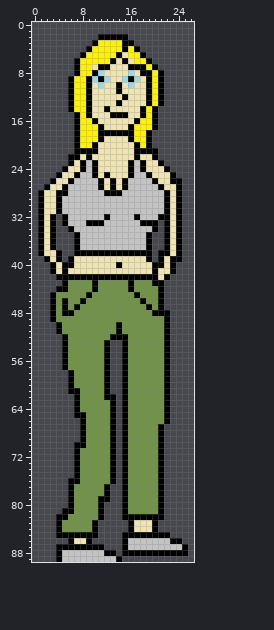
Two states of a sprite sheet, Base/Images/PlayerSprites/RachelRight_walk0.png. Above: the version before the commit.
The file is 27x90 pixels. Pixels under 10% opacity are left out.
And afterwards:
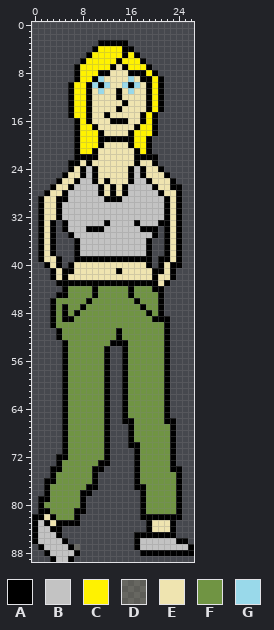
Palette (. is transparent): A #000000  B #c3c3c3  C #fff200  D #efe4b032  E #efe4b0  F #709443  G #99d9ea
Difference:
Changed rows in their new state; - is an unchanged pixel.
first column x 1:
 2 ----------.....---------
 3 ---------.AAAA-.--------
 4 --------.A-----A.-------
 5 -------.A----CA-A.------
 6 ------.A----CACC-A.-----
 7 ---------CCCA-ACCCA.----
 8 ---------CAA---AA-CA.---
 9 -----.A-CAGE--EGEA------
10 ---------GAG-EGAG-------
11 ----------G----G--------
12 -------------AE---------
13 -------------EA---------
14 -----------E-A---EACA---
15 -----AC----AEEE---------
16 --------AE--AAA-EA------
17 ---------AE----EA-------
18 -----------EEEE---CA----
19 -----------AAAA---------
20 ---------CA----AC-------
21 -------CC--------C-.----
22 -----.-A-A-------AA-----
23 ------AEAE-----EAE-A.---
24 ----.A--------------A.--
25 ---.A-EA---E-----AE--A.-
26 --.A-EA--AEAE-EA--AE---.
27 -.A-EA-------------AE-A-
28 .A-E------AE-EA-----AE--
29 ----A------AAA----------
32 --EAB------B----B---B---
33 --------BBBA----ABBBA---
34 ----AB--AAA------AA-----
35 -----AB-----------BA----
38 --A.---BBBBBBBBBBB--.---
39 AE---.AAAAAAAAAAAA---AE-
40 -AEA.--------E----A.---A
41 -----A-------A------A---
42 --AE-EEEEEEEEEEEEEE--EA-
43 ---A-AAAA-AAAAA-AAA-EA--
44 ---.---------------A----
45 --.AA---FA-----AF-------
46 ----F--FA-------AF------
47 ------FA---------AF-----
48 -----FA-----------AF-.--
49 ----AA-------------AA---
50 --AF---------F----------
52 ---AF-------F-F---------
53 -----------FAA----------
first column x 0:
58 -----AF--------------------
59 -----AF--------------------
60 -----AF--------------------
61 -----AFF-------------------
62 -----AFF-----.-------------
63 -----AFF----A.-------------
64 -----AFF----A.-------------
65 -----AFFF---A.-------------
66 -----AFFF---A.--A------A---
67 -----AFFF---A.-.A----FFA---
68 -----AFFF---A.-.A----FFA---
69 -----AFFF---A.-.A----FFA---
70 -----AFFF---A.-.AA---FFA---
71 -----AFF----A.-..A---FFA---
72 ----AAFF----A.-..A---FFA---
73 ----AFFF---AA.-..A---FFA---
74 ---AAFFF--AA..-..A---FFAA--
75 ---AFFFF--A...-..A---FFFA--
76 --AAFFFF--A...-..A---FFFA--
77 --AFFFF--AA..--..AA--FFFA--
78 --AFFFF-AA...--...A--FFFA--
79 -AAFFFF-A....--...A--FFFA--
80 -AFFFFF-A...---...A--FFFA--
81 -AAFFFFAA...---...A--FFFA--
82 AAEAFF-A....---...----AAA--
83 ABAE-AAA...-----...AEEEA---
84 ABBA-......-----...AEEEA---
85 ABBB-......----..------A---
86 ABBBBA....-----..A-----B-A-
87 -ABBBB-D....---..A-------BA
88 --ABB--A......-...--------A
89 ---AB-A........------------
Pixel boxes of the changes (left, top, right, bottom) in both pictures:
changed: (38, 34, 182, 346)
changed: (32, 370, 194, 562)
